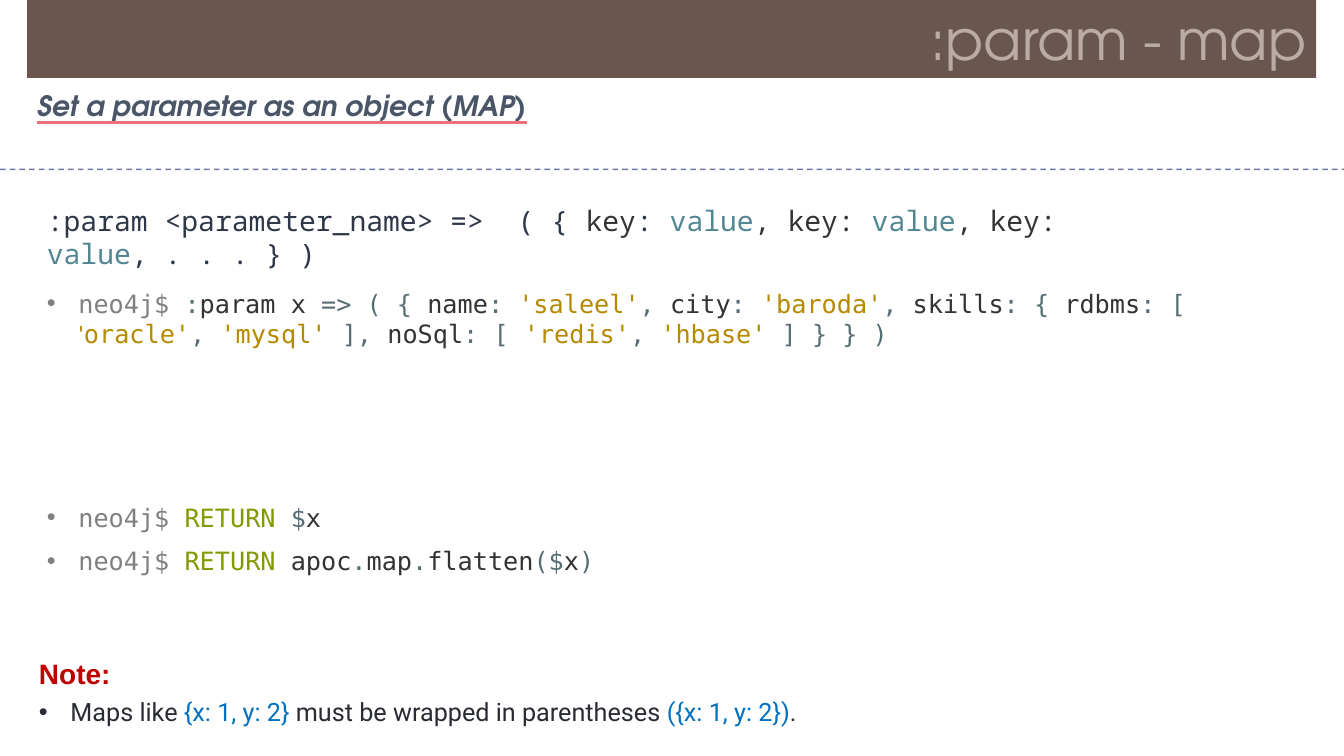
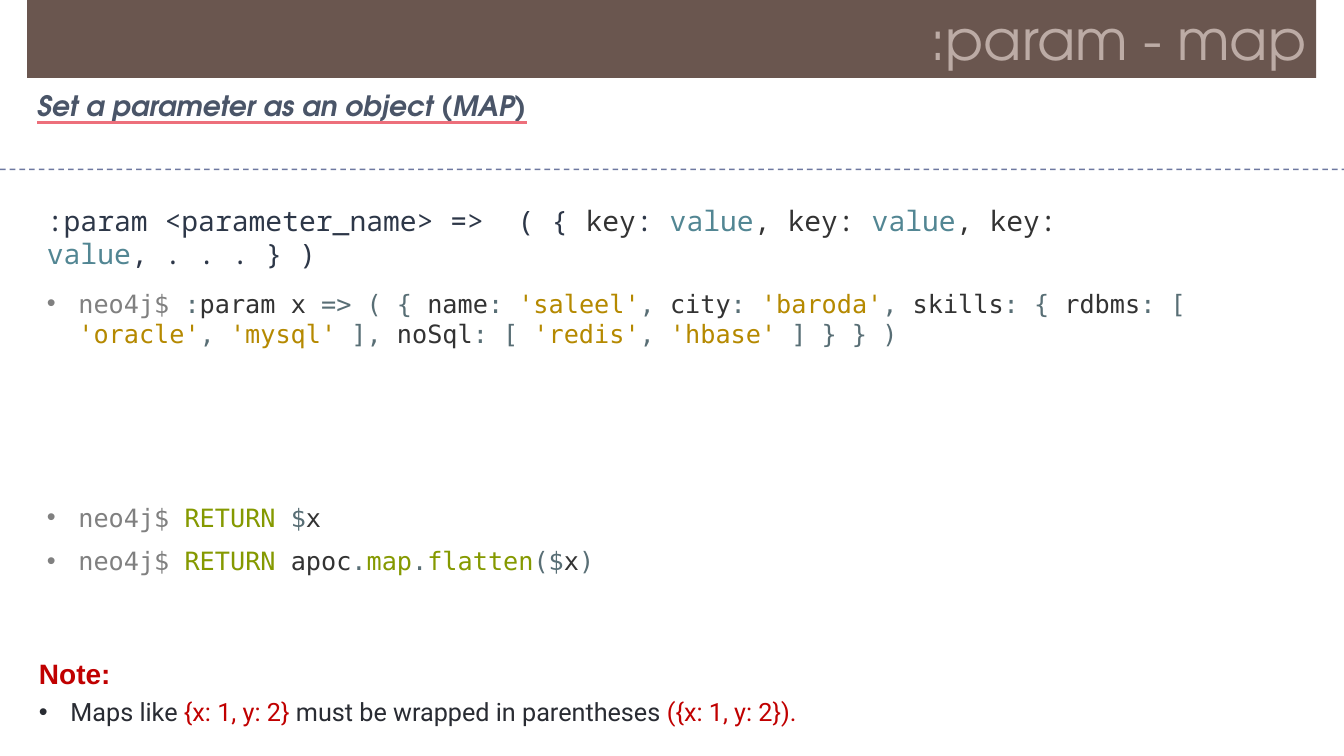
Before and after one commit to Saleel-Bagde/PPT-s, a slide deck: slide 34 of Neo4j.pptx. Drawn at 1344x756 pixels with LibreOffice and Linux fonts; fonts in the diff are those of the drawing. Boxes give left, top, right and bottom in pixels: in the first picture for what was removed or moved away, otherwise in the second. Text is boxed around its words. In the diff, an @@ line names an element or a change of style, - is before the commit and + after.

```diff
--- a/Neo4j.pptx
+++ b/Neo4j.pptx
@@ text "neo4j$ :param x => ( ..." at box(78, 293, 1155, 349): font Calibri to DejaVu Sans Mono in "'oracle'," @@
@@ text at box(78, 550, 594, 576): text colour #333333 to #859900 in "apoc.map.flatten($x)" @@
@@ text at box(70, 701, 796, 727): text colour #0070C0 to #C00000 in "{x: 1, y: 2} ({x: 1, y: ..."; text colour #292C33 to #C00000 in "2})." @@
```
Also in this commit, not shown: 10 other slides changed.
